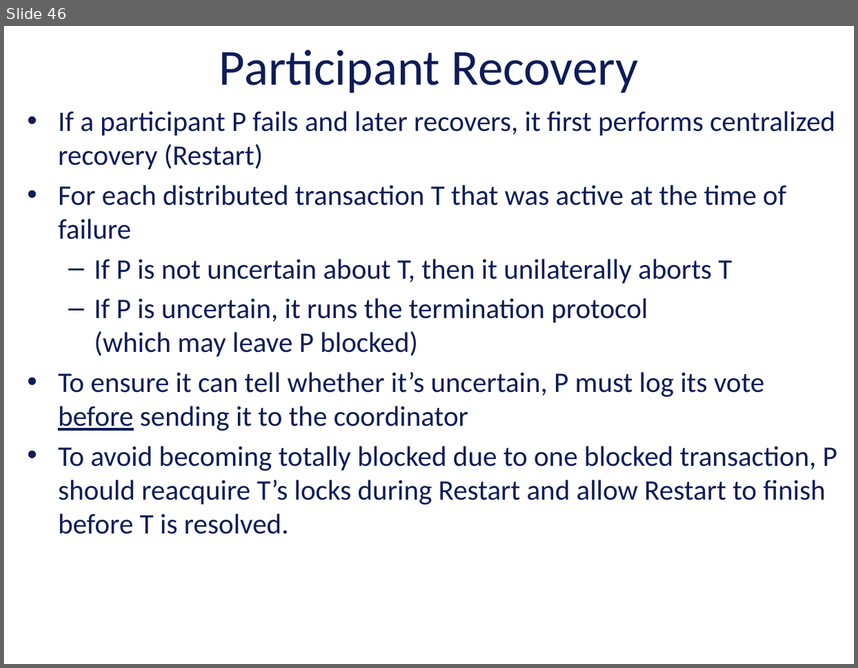
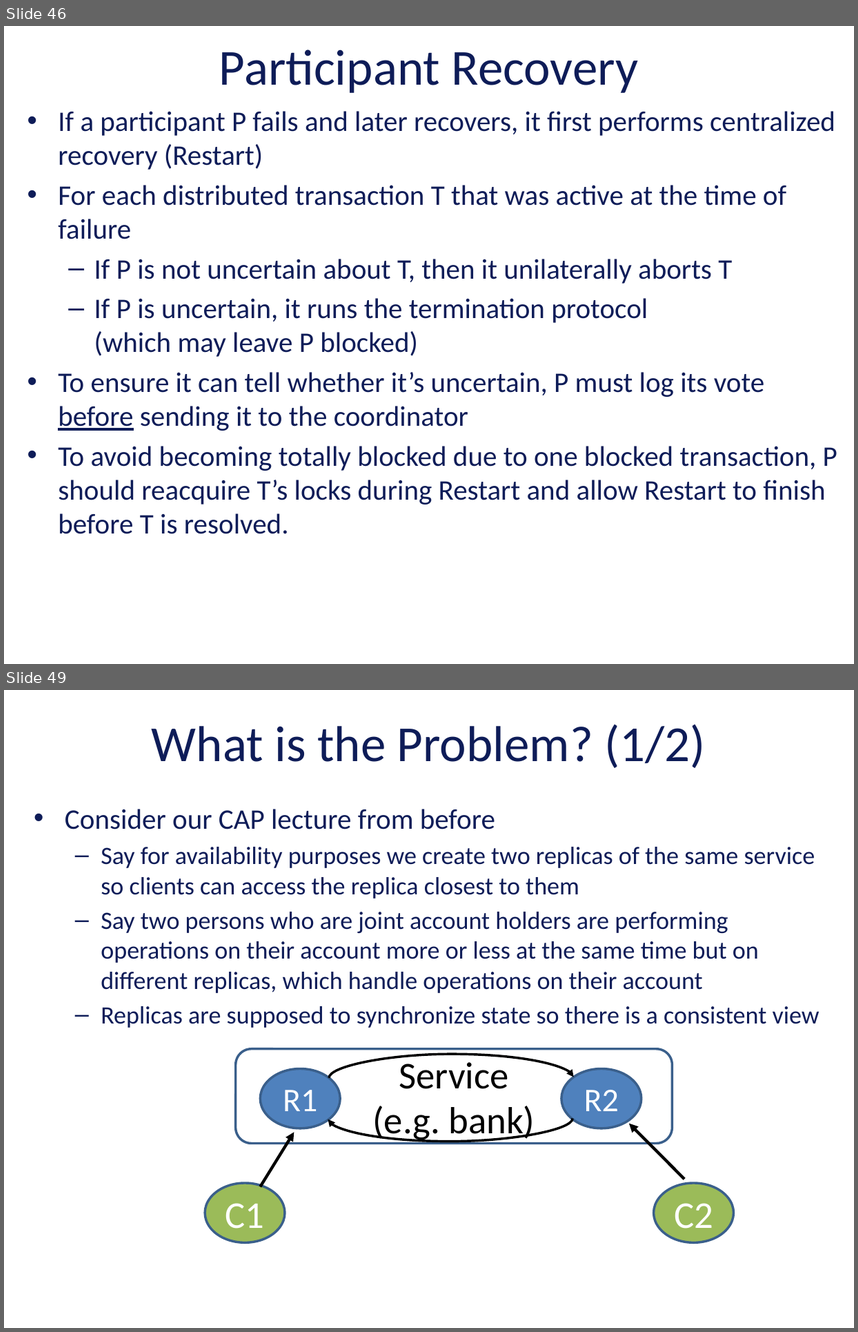
Before and after one commit to vu-resilient-distributed-systems/lectures-fall-2019, a slide deck: Module-5-AvoidingFailures/04_00_SoftwareFaultTolerance.pptx. Shown one above the other, each under a label of ours: slide 46 before the commit, slides 46 and 49 after it; the slides between them are not shown. The pictures are 858x668 and 858x1332 pixels, drawn with LibreOffice and Linux fonts; fonts in the diff are those of the drawing; background and template pictures are left out. Boxes give left, top, right and bottom in pixels: in the first picture for what was removed or moved away, otherwise in the second. Text is boxed around its words. In the diff, an @@ line names an element or a change of style, - is before the commit and + after.

```diff
--- a/Module-5-AvoidingFailures/04_00_SoftwareFaultTolerance.pptx
+++ b/Module-5-AvoidingFailures/04_00_SoftwareFaultTolerance.pptx
@@ slide 49 added at bbox=[4, 690, 854, 1328], background picture (left out) @@
@@ title added at bbox=[152, 724, 705, 768], 42.7 pt, text #0E1C58 @@
+What is the Problem? (1/2)
@@ text added at bbox=[65, 809, 820, 1027], 21.1 pt, text #0E1C58 @@
+• Consider our CAP lecture from before
+  – Say for availability purposes we create two replicas of the same service so clients can access the replica closest to them
+  – Say two persons who are joint account holders are performing operations on their account more or less at the same time but on different replicas, which handle operations on their account
+  – Replicas are supposed to synchronize state so there is a consistent view
@@ group added at bbox=[205, 1049, 733, 1243]: 4 ellipses, 2 curved arrows, 2 arrows, 1 rounded rectangle @@
+Service
+(e.g. bank)
+R1
+R2
+C1
+C2
```
Also in this commit, not shown: 4 slides changed, 15 other slides added, 2 slides removed, 2 other files.
